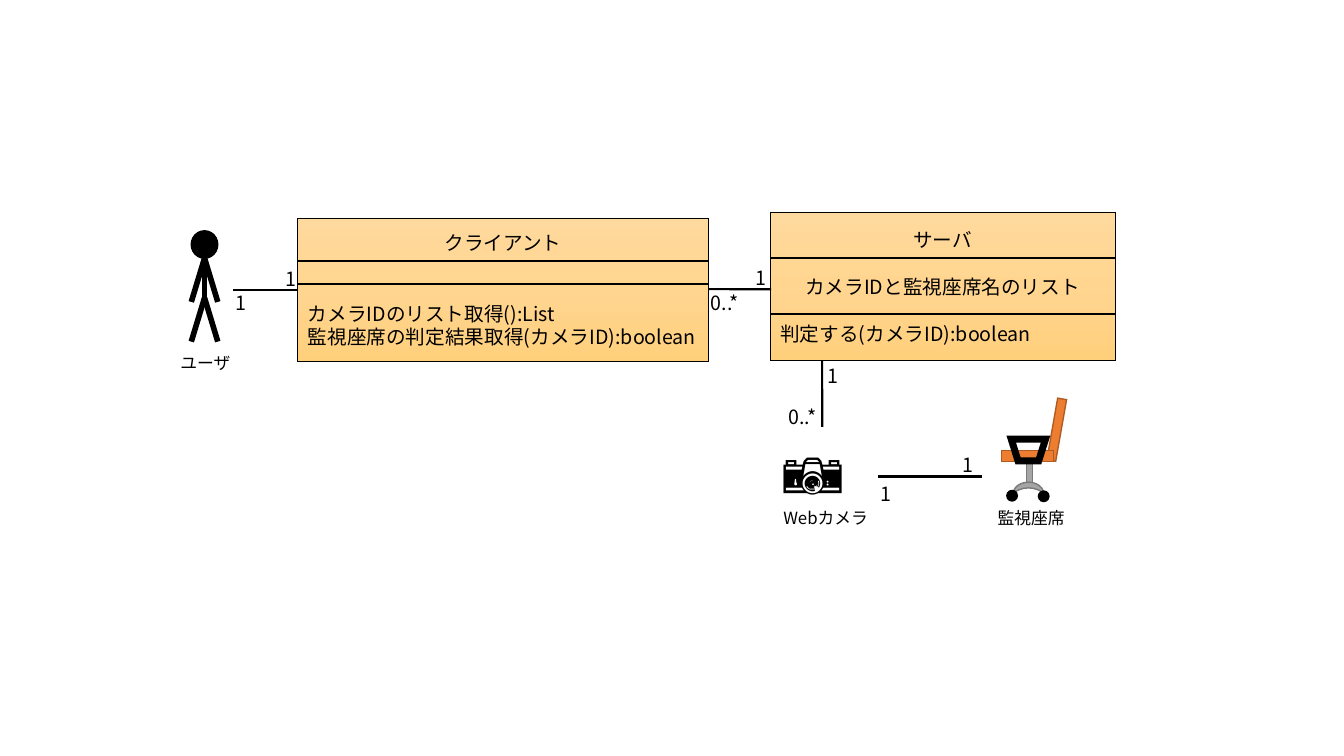
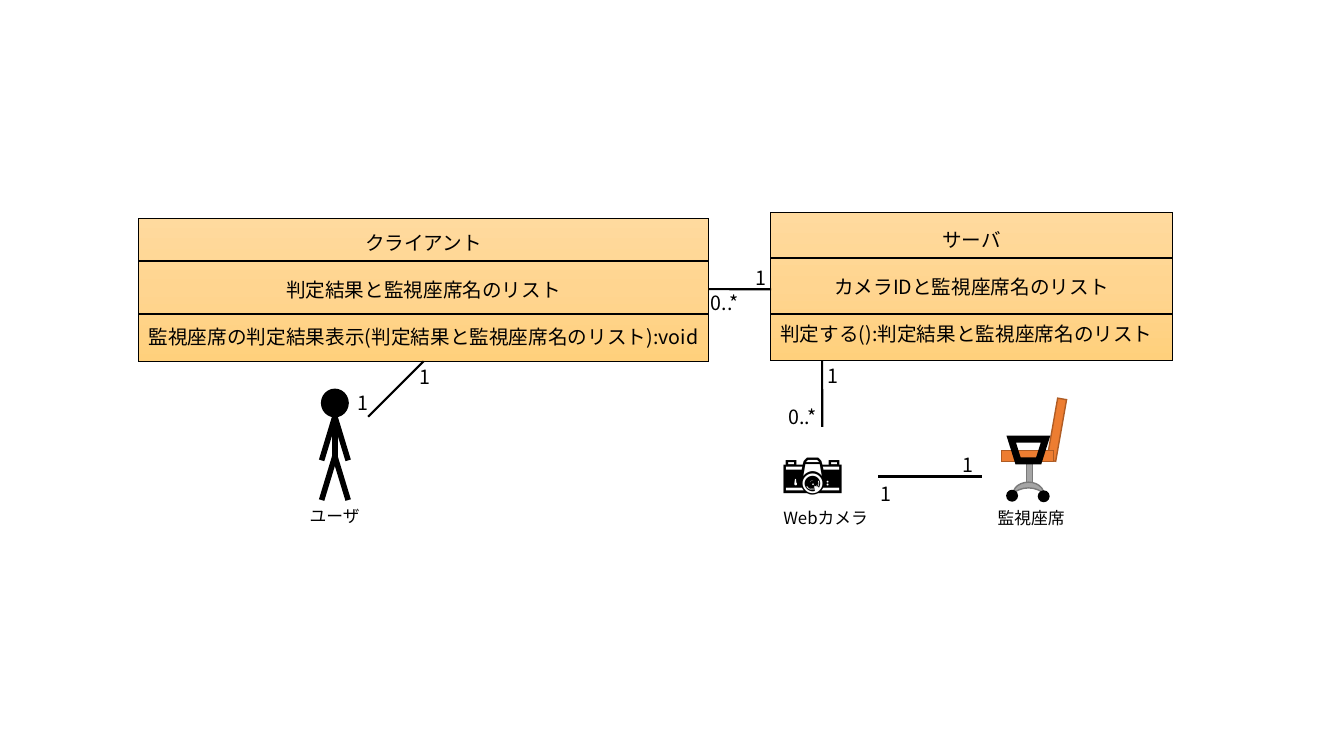
Before and after one commit to KeisukeSugita/Seat-monitoring-system, a slide deck: slide 8 of doc/図/図原本.pptx. Drawn at 1344x756 pixels with LibreOffice and Linux fonts; fonts in the diff are those of the drawing. Boxes give left, top, right and bottom in pixels: in the first picture for what was removed or moved away, otherwise in the second. Text is boxed around its words. In the diff, an @@ line names an element or a change of style, - is before the commit and + after.

Commit message:
機能追加による修正

```diff
--- a/doc/図/図原本.pptx
+++ b/doc/図/図原本.pptx
@@ rectangle "クライアント": place and size @@
-rectangle "クライアント" at [298, 218, 709, 361]
+rectangle "クライアント" at [139, 218, 709, 361]
@@ rectangle "サーバ": place and size @@
-rectangle "サーバ" at [770, 212, 1115, 360]
+rectangle "サーバ" at [770, 212, 1173, 360]
@@ line moved from (298, 261) - (709, 261) to (139, 261) - (709, 261) @@
@@ line moved from (770, 258) - (1115, 258) to (770, 258) - (1173, 258) @@
@@ text in rectangle at [149, 280, 699, 348]: text changed @@
-カメラIDのリスト取得():List
-監視座席の判定結果取得(カメラID):boolean
+判定結果と監視座席名のリスト
+監視座席の判定結果表示(判定結果と監視座席名のリスト):void
@@ line moved from (298, 284) - (709, 284) to (139, 315) - (709, 315) @@
@@ line moved from (770, 315) - (1115, 315) to (770, 315) - (1173, 315) @@
@@ text in rectangle at [780, 324, 1152, 345]: text changed @@
-判定する(カメラID):boolean
+判定する():判定結果と監視座席名のリスト
@@ text "1": place and size @@
-text "1" at [235, 289, 246, 310]
+text "1" at [358, 395, 369, 416]
@@ line moved from (298, 289) - (234, 289) to (368, 416) - (423, 361) @@
@@ text "1": place and size @@
-text "1" at [285, 271, 296, 291]
+text "1" at [420, 364, 431, 384]
@@ 5 lines, 1 ellipse: place and size @@
-5 lines, 1 ellipse at [192, 231, 218, 342]
+5 lines, 1 ellipse at [322, 389, 348, 500]
@@ text "ユーザ": place and size @@
-text "ユーザ" at [180, 356, 230, 370]
+text "ユーザ" at [310, 508, 360, 523]
```
